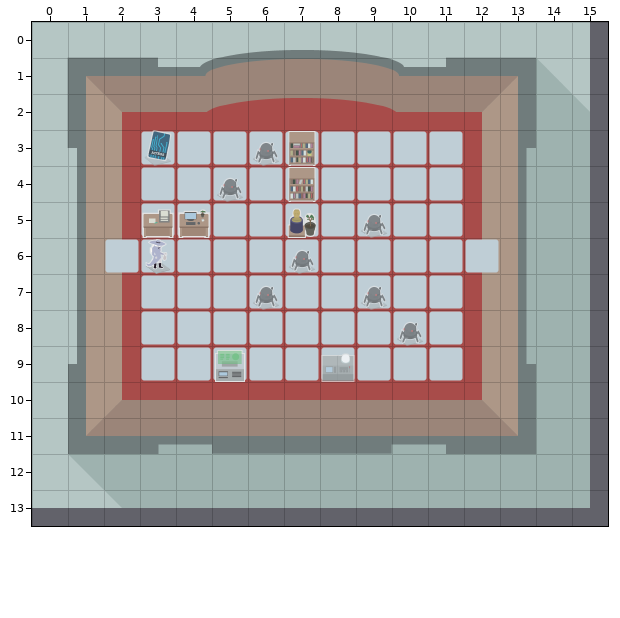
Two states of a Tiled map, src/resources/maps-v2/level-10.tmx. This is how it looked before the edit.
Cells are 75x75 px. Shown: x 0..15, y 0..13. Not drawn, because the pictures are missing: unchanged layer "Decorations".
The result:
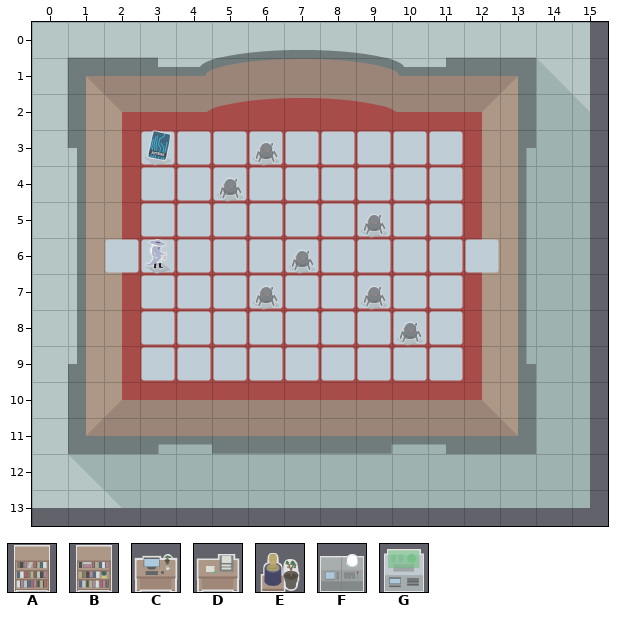
Key: from "assets": A 18 "WALL", B 19 "WALL", C 27 "WALL", D 28 "WALL", E 37 "WALL", F 61 "SHIELD_CONTROL", G 62 "SHOP".
_ is an empty cell.
Objects are placed by their top-left corner, in cells (3,4 is the top-left corner of cell 3,4); size is 1x1 cell unless given.
Tiles replaced or removed in this view: A, B, C, D, E, G.
Difference:
Changed rows in their new state; . is an unchanged cell.
Layer "Assets":
first column x 3:
 3 ...._
 4 ...._
 5 __.._
first column x 5:
 9 _
Layer "Scramble Enemies":
removed: F "SHIELD_CONTROL" at 8,9
